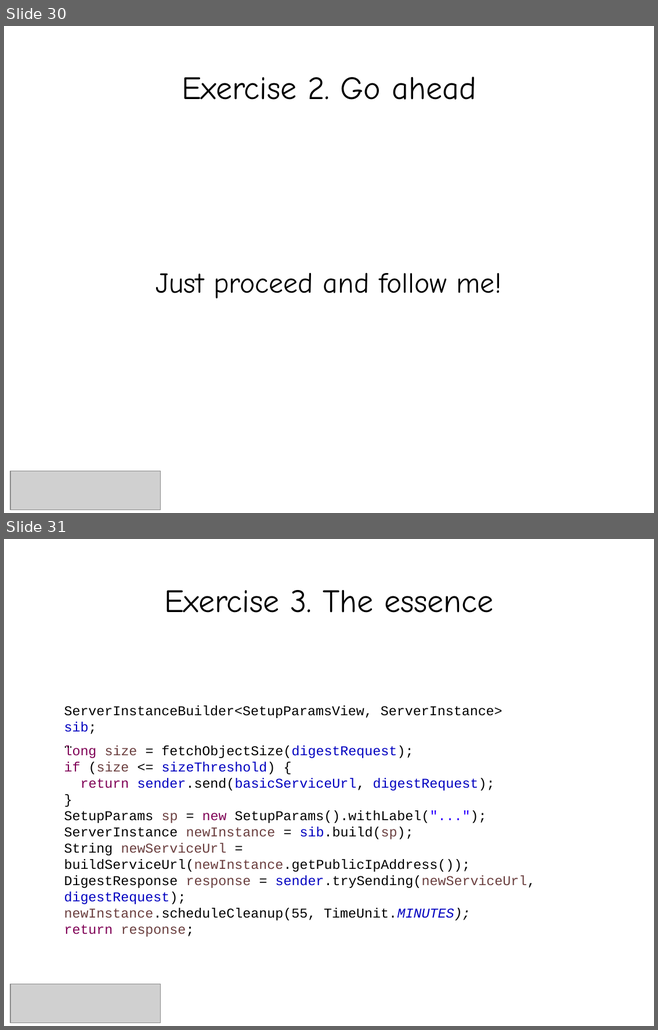
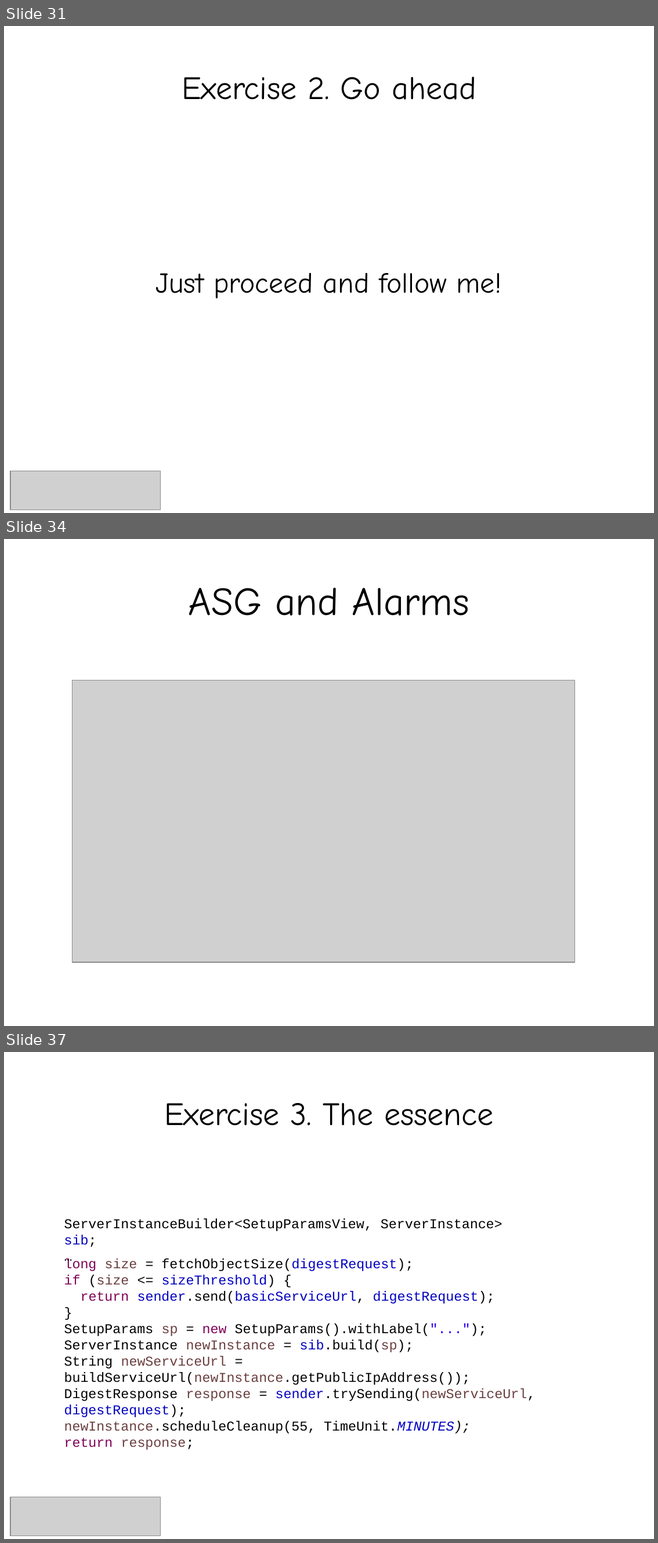
Before and after one commit to smolnik/diagrams, a slide deck: presentations/aws_ha_workshops.pptx. Shown one above the other, each under a label of ours: slides 30 and 31 before the commit, slides 31, 34 and 37 after it; the slides between them are not shown. The pictures are 658x1030 and 658x1543 pixels, drawn with LibreOffice and Linux fonts; fonts in the diff are those of the drawing; grey boxes stand for pictures. Boxes give left, top, right and bottom in pixels: in the first picture for what was removed or moved away, otherwise in the second. Text is boxed around its words. In the diff, an @@ line names an element or a change of style, - is before the commit and + after.

```diff
--- a/presentations/aws_ha_workshops.pptx
+++ b/presentations/aws_ha_workshops.pptx
@@ slide 34 added at [4,539,654,1026], background #FFFFFF @@
@@ title added at [188,588,469,616], 44 pt, text #000000 @@
+ASG and Alarms
@@ picture added at [72,681,574,962] @@
@@ what was slide 30 is now slide 31 @@
@@ what was slide 31 is now slide 37 @@
```
Also in this commit, not shown: 2 slides changed, 5 other slides added.
